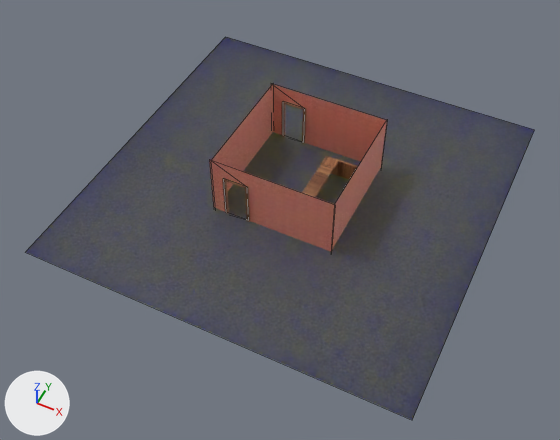
The Blender file Assets/Models/Scenery/Bancada.blend, before and after one commit.
Both versions are drawn from a 50 mm lens placed at (30.8, -70.1, 83.5), pointed at (-3.0, -2.3, -1.2). Every picture has the same lights, and +X, +Y and +Z are marked at lower left. Mesh edges are drawn as thin lines on the coarser meshes.

Names of what the first picture shows: 'Bancada', 'Chão', 'Parede da esquerda', 'Parede da frente', 'Parede de trás', 'Paredes da direita'.
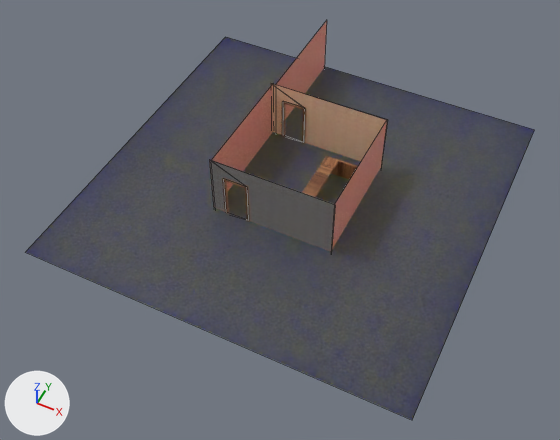
Where the change shows, as pixel boxes (x1, y1, x2, y2) in the pictures (560 x 440 px):
'Paredes da direita', reshaped
    before: (271, 84, 387, 168)
    after: (271, 83, 387, 168)
'Corredor', added
    after: (276, 21, 327, 119)
part 1 of me_plane_002, added
    after: (271, 83, 387, 165)
part 2 of me_plane_004, added
    after: (209, 160, 335, 252)

The change, as a list of edits to the scene's bpy script:
```text
Add img_wall_texture_jpg_001:
    img_wall_texture_jpg_001 = load_image('Wall texture.jpg.001', '../../Resources/Textures/Wall texture.jpg', 2281, 2356, 'sRGB')
Add mat_parede_001:
    mat_parede_001 = bpy.data.materials.new('Parede.001')
    # colours: red #e73520
    # uses the picture img_wall_texture_jpg_001
Change me_plane_002:
    where me_plane_002.from_pydata(...)  # 9 vertices, 3 faces; spans x -1.0..1.0, y 0.97, z -0.03..1.97
    used by ob_paredes_da_direita; location = (-12.3, 4.3, 4.2); rotation_euler = (0.0, 1.571, 0.0), in degrees (0, 90, 0); scale = (5.11, 9.47, 9.47)
    me_plane_002 part 1: the loose piece of 9 vertices spanning x -1.0..1.0, y 0.97, z -0.03..1.97 is copied, and the copy is moved by (0.0, 0.01, 0.0); it spans x -1.0..1.0, y 0.98, z -0.03..1.97
Change me_plane_004:
    used by ob_parede_da_esquerda; location = (-12.3, 4.3, 4.2); rotation_euler = (0.0, 1.571, 0.0), in degrees (0, 90, 0); scale = (5.11, 9.47, 9.47)
    remove me_plane_004.from_pydata(...)  # 9 vertices, 2 faces; spans x -1.0..1.0, y -0.99, z -0.03..1.97
    add me_plane_004.from_pydata(...)  # 36 vertices, 8 faces; spans x -1.0..1.0, y -1.0..-0.99, z -0.03..1.97
    me_plane_004 part 2
    15 vertices are added at x -1.0..0.89, y -1.0..-0.99, z -0.03..1.97
    6 new vertices lie (2.0, 0.0, 0.0) away from vertices in x -1.0, y -1.0..-0.99, z -0.03..1.97
    6 new vertices lie (0.0, 0.0, -0.38) away from vertices in x -0.46..0.89, y -1.0..-0.99, z 0.58
    6 new faces join them
Add me_plane_001:
    me_plane_001.from_pydata(...)  # 4 vertices, 1 face; spans x -1.0..1.0, y -1.0..1.0, z 0.0
    me_plane_001.materials.append(mat_parede_001)
Add ob_corredor:
    ob_corredor = bpy.data.objects.new('Corredor', me_plane_001)
    ob_corredor.location = (-11.8, 23.2, 4.2)
    ob_corredor.rotation_euler = (0.0, 1.571, 0.0)  # degrees (0, 90, 0)
    ob_corredor.scale = (5.11, 9.47, 9.47)
```
